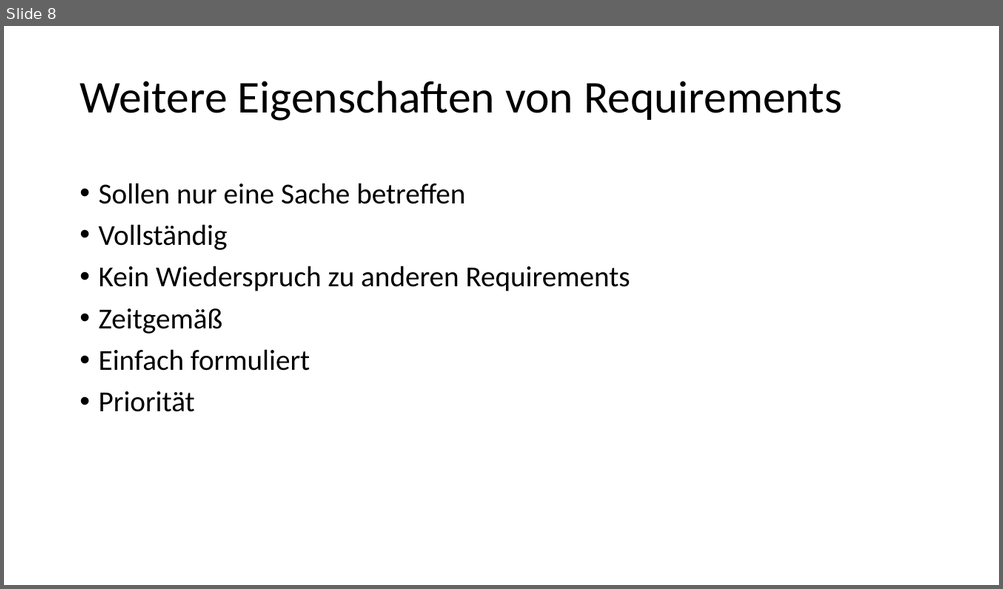
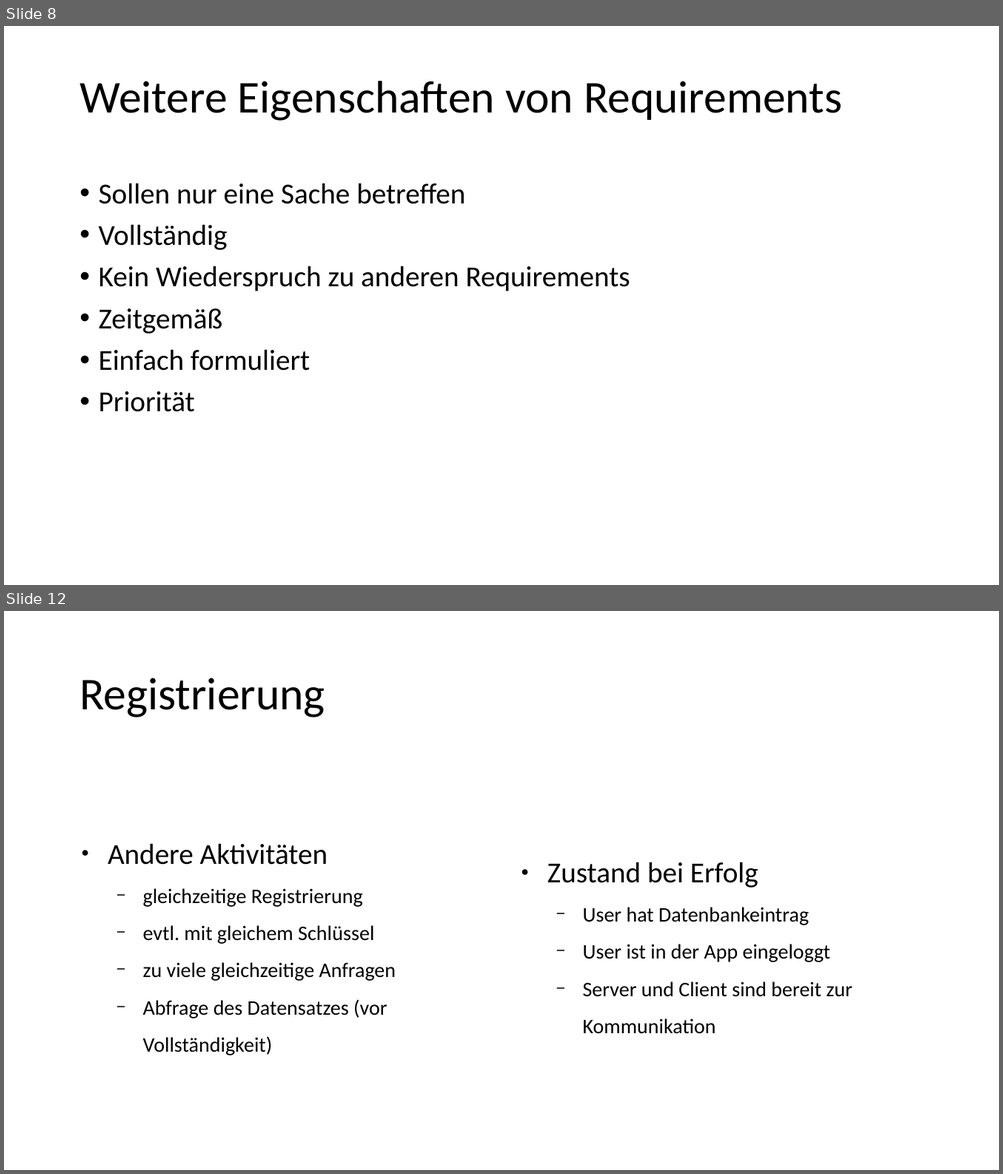
Before and after one commit to rkleee/seGruppeH, a slide deck: Präsi_Requirements.pptx. Shown one above the other, each under a label of ours: slide 8 before the commit, slides 8 and 12 after it; the slides between them are not shown. The pictures are 1003x589 and 1003x1174 pixels, drawn with LibreOffice and Linux fonts; fonts in the diff are those of the drawing. Boxes give left, top, right and bottom in pixels: in the first picture for what was removed or moved away, otherwise in the second. Text is boxed around its words. In the diff, an @@ line names an element or a change of style, - is before the commit and + after.

```diff
--- a/Präsi_Requirements.pptx
+++ b/Präsi_Requirements.pptx
@@ slide 12 added at (x1=4, y1=611, x2=999, y2=1170), background #FFFFFF @@
@@ title added at (x1=79, y1=678, x2=324, y2=718), 44 pt, text #000000 @@
+Registrierung
@@ text added at (x1=108, y1=843, x2=396, y2=1056), 20 pt, text #000000 @@
+● Andere Aktivitäten
+  − gleichzeitige Registrierung
+  − evtl. mit gleichem Schlüssel
+  − zu viele gleichzeitige Anfragen
+  − Abfrage des Datensatzes (vor Vollständigkeit)
@@ text added at (x1=547, y1=862, x2=852, y2=1034), 20 pt, text #000000 @@
+● Zustand bei Erfolg
+  − User hat Datenbankeintrag
+  − User ist in der App eingeloggt
+  − Server und Client sind bereit zur Kommunikation
```
Also in this commit, not shown: 3 other slides added, 4 other files.
